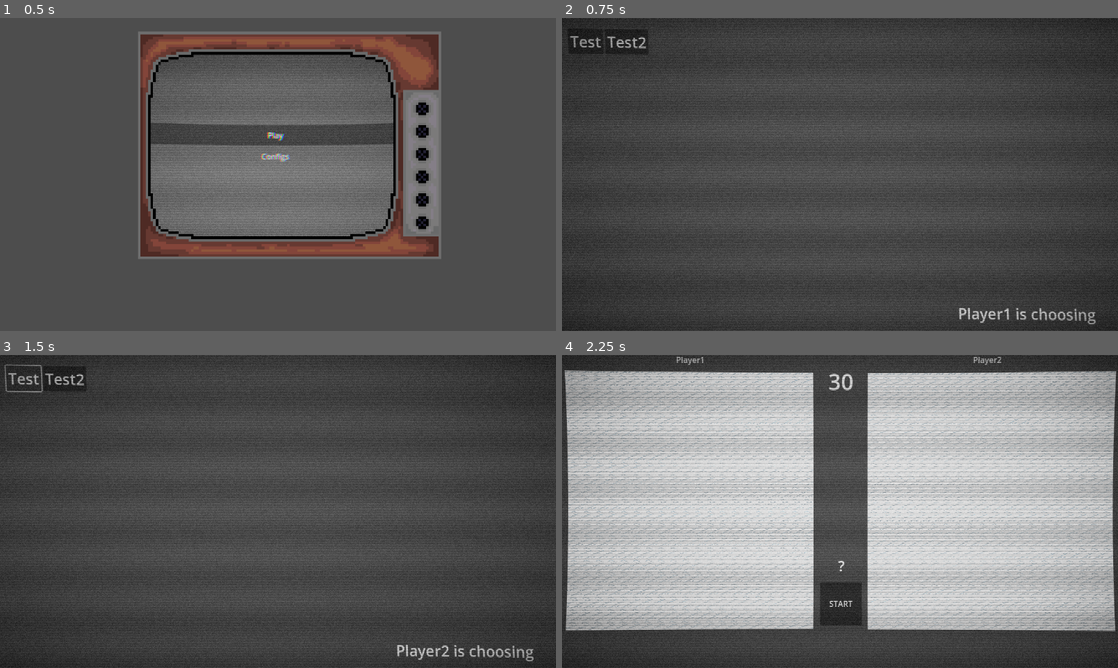
Above: before the commit, frames 1-4 (two rows, left to right).
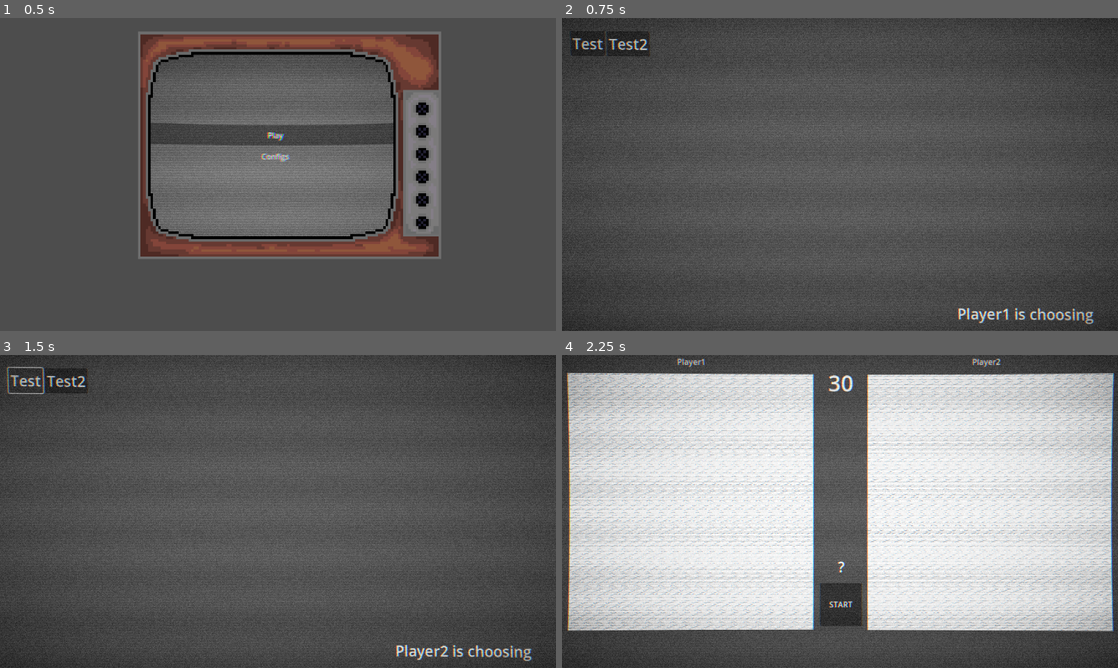
Above: after the commit, the same moments.

Repository: Blackblip/tekgame
Game: Godot game, scene res://scenes/Main.tscn
The game is run twice, just before and just after one commit, with the same random seed, the same clock (stepped at 60 frames per second) and the same inputs.
Inputs:
- Up to frame 1 (0.5 s): no input
- Up to frame 2 (0.75 s): click "Play" at 0.5 s
- Up to frame 3 (1.5 s): click "Test" at 1.25 s
- Up to frame 4 (2.25 s): click "Test2" at 2 s

Frame 1 is identical in both runs. In frame 2, 1.3% of the frame differs, in the area x 1-96%, y 3-98%; in frame 3, 1.5%; in frame 4, 46%, in the area x 0-100%, y 0-89%.

Commit message:
cancel keybind

Diff:
--- a/teknikprojectprototyp1/code/game/request_interaction.gd
+++ b/teknikprojectprototyp1/code/game/request_interaction.gd
@@ -47,6 +47,8 @@
 					sound_handler.play_sound("Click")
 	if not isMyTurn:
 		return
+	if event.is_action_pressed("Cancel"):
+		interactions.cancel()
 	if event.is_action_pressed("Shift"):
 		$"../../../TileIDS".visible = true
 	if event.is_action_released("Shift"):
--- a/teknikprojectprototyp1/code/globals/MusicList.gd
+++ b/teknikprojectprototyp1/code/globals/MusicList.gd
@@ -1,6 +1,5 @@
 extends Node
-
 var Music = {
-	# "Blank" : "res://Assets/sounds/Disfigure - Blank [NCS Release].mp3",
-	"Bad_jumper" : "res://Assets/sounds/Bad Jumper (Bad Apple x Jumper).mp3"
+	"Blank" : "res://Assets/sounds/Disfigure - Blank [NCS Release].mp3",
+	"Bad_jumper" : "res://Assets/sounds/Bad Jumper (Bad Apple x Jumper).mp3",
 }
--- a/teknikprojectprototyp1/project.godot
+++ b/teknikprojectprototyp1/project.godot
@@ -35,3 +35,12 @@
 "events": [Object(InputEventKey,"resource_local_to_scene":false,"resource_name":"","device":0,"window_id":0,"alt_presse …(194 unchanged characters)…
 ]
 }
+Cancel={
+"deadzone": 0.2,
+"events": [Object(InputEventKey,"resource_local_to_scene":false,"resource_name":"","device":0,"window_id":0,"alt_pressed":false,"shift_pressed":false,"ctrl_pressed":false,"meta_pressed":false,"pressed":false,"keycode":0,"physical_keycode":88,"key_label":0,"unicode":0,"location":0,"echo":false,"script":null)
+]
+}
+ResetSelection={
+"deadzone": 0.2,
+"events": []
+}
--- a/teknikprojectprototyp1/scenes/game.tscn
+++ b/teknikprojectprototyp1/scenes/game.tscn
@@ -26,13 +26,16 @@
 border_width_bottom = 10
 border_color = Color(0, 0, 0, 0)
 
+[sub_resource type="LabelSettings" id="LabelSettings_ir15t"]
+font_color = Color(0, 0, 0, 1)
+
 [sub_resource type="ShaderMaterial" id="ShaderMaterial_kvuet"]
 shader = ExtResource("4_dinhu")
-shader_parameter/curvature = 0.015
-shader_parameter/scanline_strength = 0.685
+shader_parameter/curvature = 0.01
+shader_parameter/scanline_strength = 0.474
 shader_parameter/vignette_strength = 0.254
-shader_parameter/chromatic_aberration = 0.0
-shader_parameter/noise_strength = 0.082
+shader_parameter/chromatic_aberration = 0.001
+shader_parameter/noise_strength = 0.1
 shader_parameter/brightness = 1.55
 
 [node name="Game" type="Node2D"]
@@ -202,6 +205,7 @@
 offset_bottom = 1.0
 theme_override_font_sizes/font_size = 8
 text = "5_2"
+label_settings = SubResource("LabelSettings_ir15t")
 horizontal_alignment = 1
 vertical_alignment = 1
 autowrap_mode = 2
@@ -244,10 +248,10 @@
 anchor_top = 0.5
 anchor_right = 0.5
 anchor_bottom = 0.5
-offset_left = 46.0
-offset_top = 559.0
-offset_right = 1180.0
-offset_bottom = 643.0
+offset_left = 44.0
+offset_top = 551.0
+offset_right = 1178.0
+offset_bottom = 635.0
 grow_horizontal = 2
 grow_vertical = 2
 vertical_scroll_mode = 0
@@ -383,3 +387,6 @@
 [node name="SoundsP1" type="AudioStreamPlayer" parent="."]
 script = ExtResource("15_ir15t")
 metadata/Player = 0
+
+[node name="Camera2D" type="Camera2D" parent="."]
+position = Vector2(610, 322)
Not shown: 1 places in teknikprojectprototyp1/scenes/game.tscn that only renumber resources
